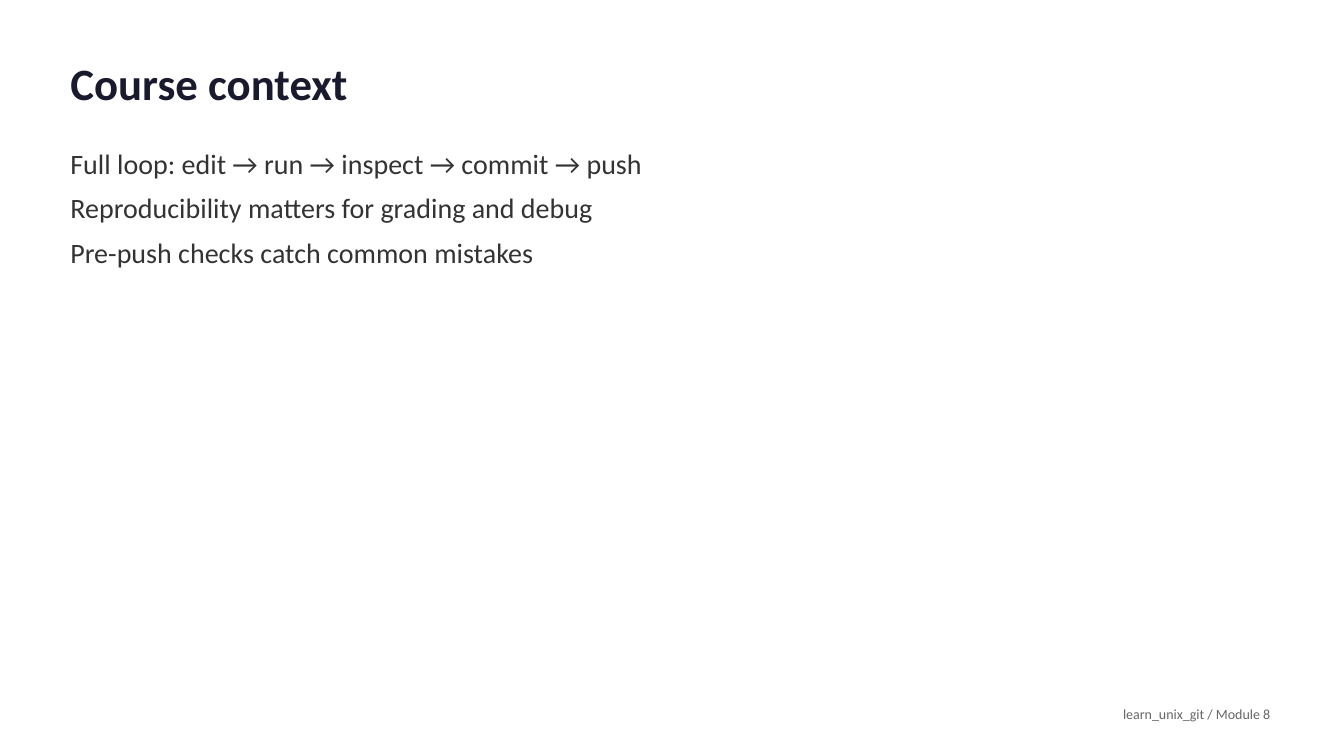
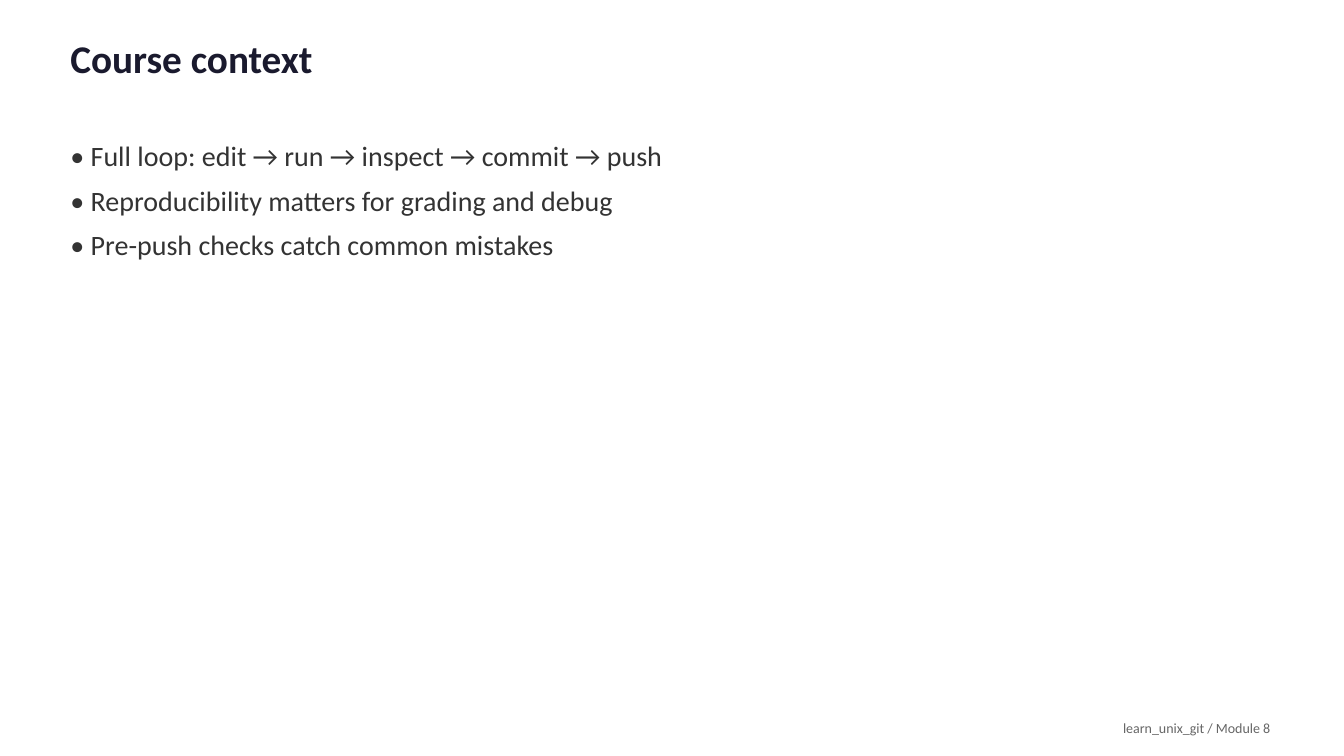
Before and after one commit to universal-verification-methodology/learn_unix_git, a slide deck: slide 5 of media/module8/slides.pptx. Drawn at 1344x756 pixels with LibreOffice and Linux fonts; fonts in the diff are those of the drawing. Boxes give left, top, right and bottom in pixels: in the first picture for what was removed or moved away, otherwise in the second. Text is boxed around its words. In the diff, an @@ line names an element or a change of style, - is before the commit and + after.

```diff
--- a/media/module8/slides.pptx
+++ b/media/module8/slides.pptx
@@ text "Course context" at (70, 47, 313, 74): size 32 to 28 pt; line spacing 1 to 22pt @@
@@ text at (91, 146, 662, 260): text changed @@
-Full loop: edit → run → inspect → commit → push
-Reproducibility matters for grading and debug
-Pre-push checks catch common mistakes
+• Full loop: edit → run → inspect → commit → push
+• Reproducibility matters for grading and debug
+• Pre-push checks catch common mistakes
@@ text "learn_unix_git / Module 8" at (1123, 723, 1270, 736): line spacing 1 to 22pt @@
```
Also in this commit, not shown: 12 other slides changed, 53 other files.
